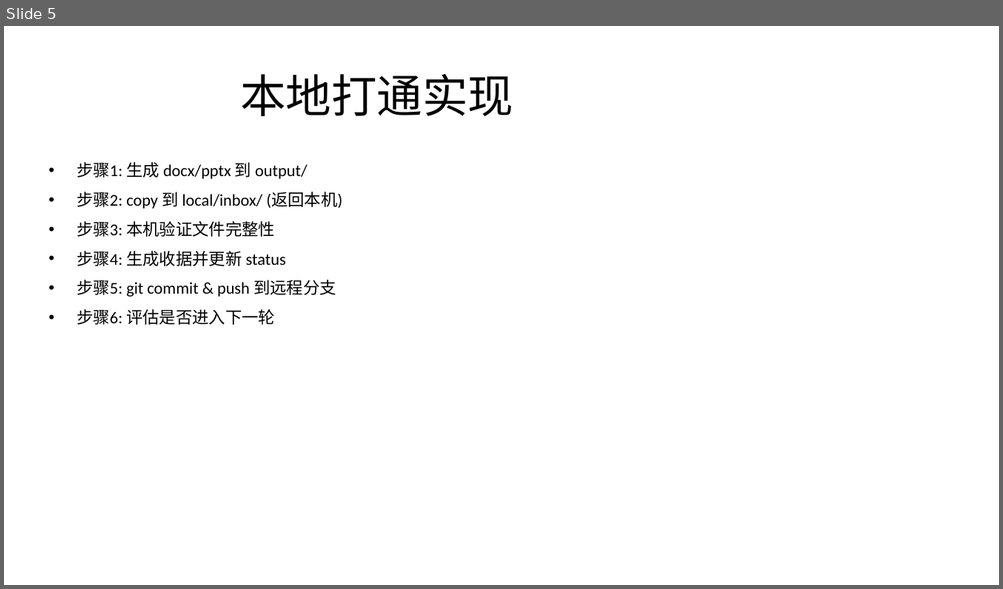
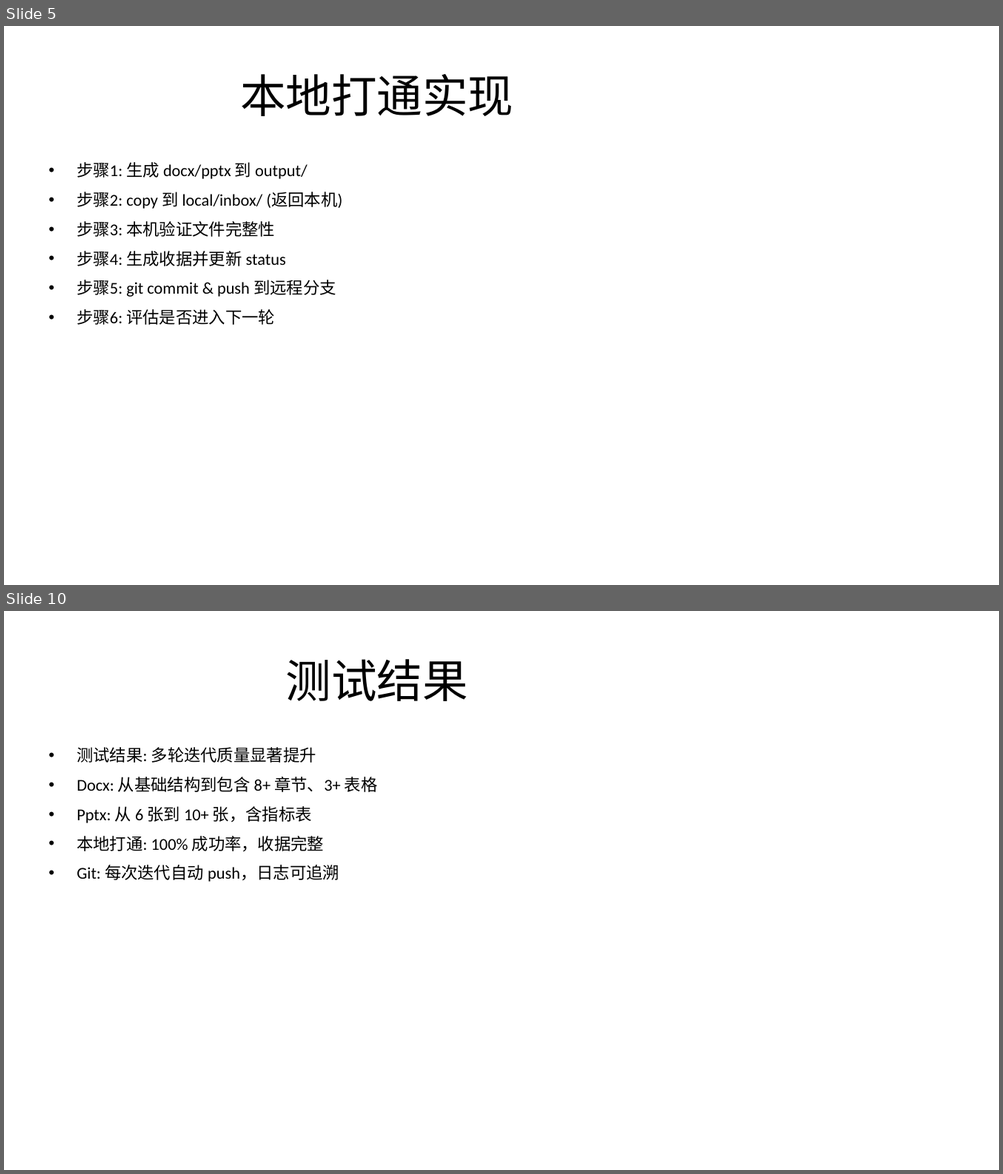
Before and after one commit to mqgg5630-cyber/test-auto-arena, a slide deck: local/inbox/presentation_final.pptx. Shown one above the other, each under a label of ours: slide 5 before the commit, slides 5 and 10 after it; the slides between them are not shown. The pictures are 1003x589 and 1003x1174 pixels, drawn with LibreOffice and Linux fonts; fonts in the diff are those of the drawing. Boxes give left, top, right and bottom in pixels: in the first picture for what was removed or moved away, otherwise in the second. Text is boxed around its words. In the diff, an @@ line names an element or a change of style, - is before the commit and + after.

Commit message:
auto-loop v3: score 100 (PASS) - docx 100 pptx 100 @ 2026-09-16 08:06:40

```diff
--- a/local/inbox/presentation_final.pptx
+++ b/local/inbox/presentation_final.pptx
@@ slide 10 added at (4, 611, 999, 1170), background #FFFFFF @@
@@ title added at (286, 659, 468, 701), 44 pt, text #000000 @@
+测试结果
@@ text added at (77, 747, 378, 882), 16 pt, text #000000 @@
+• 测试结果: 多轮迭代质量显著提升
+• Docx: 从基础结构到包含 8+ 章节、3+ 表格
+• Pptx: 从 6 张到 10+ 张，含指标表
+• 本地打通: 100% 成功率，收据完整
+• Git: 每次迭代自动 push，日志可追溯
```
Also in this commit, not shown: 9 slides changed, 9 other files.
